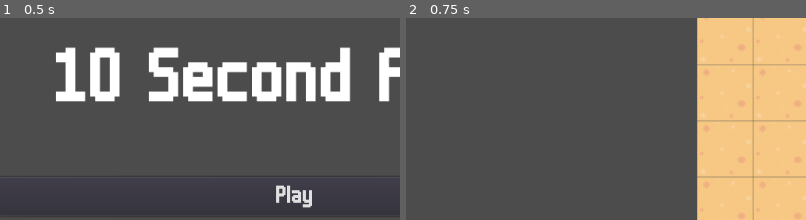
Above: before the commit, frames 1-2 (left to right).
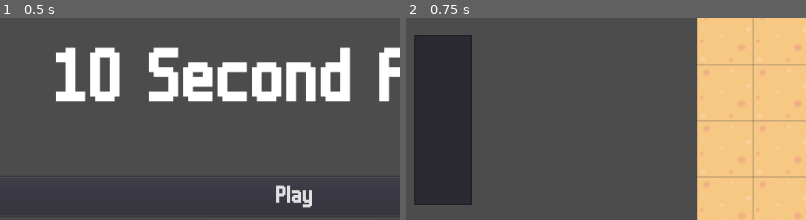
Above: after the commit, the same moments.

Repository: mr-yak/LD51
Game: Godot game, scene res://Scenes/Menu.tscn
Same seed, same stepped clock (60 frames per second), same inputs: the game is played once before the commit and once after it.
Inputs:
- Up to frame 1 (0.5 s): no input
- Up to frame 2 (0.75 s): click "Play" at 0.5 s
The pictures show only the part of the screen within x 14-64%, y 18-67%; the shares and areas given below are measured in that part.

Frame 1 is identical in both runs. In frame 2, 12% of the frame differs, in the area x 2-17%, y 8-93%.

Commit message:
Help

Diff:
--- a/Scenes/Farm.tscn
+++ b/Scenes/Farm.tscn
@@ -111,6 +111,15 @@
 scale = Vector2( 0.048125, 0.048125 )
 script = ExtResource( 4 )
 
+[node name="Shop" type="ItemList" parent="UI"]
+anchor_left = 0.146
+anchor_top = 0.197
+anchor_right = 0.146
+anchor_bottom = 0.197
+margin_right = 74.0
+margin_bottom = 218.0
+fixed_icon_size = Vector2( 64, 64 )
+
 [connection signal="item_selected" from="UI/ItemList" to="." method="_on_ItemList_item_selected"]
 [connection signal="nothing_selected" from="UI/ItemList" to="." method="_on_ItemList_nothing_selected"]
 [connection signal="timeout" from="UI/Timer_Progress/Quota_Timer" to="UI/Timer_Progress" method="_on_Quota_Timer_timeout"]
--- /dev/null
+++ b/Scripts/Shop.gd
@@ -0,0 +1,16 @@
+extends ItemList
+
+
+# Declare member variables here. Examples:
+# var a = 2
+# var b = "text"
+
+
+# Called when the node enters the scene tree for the first time.
+func _ready():
+	pass # Replace with function body.
+
+
+# Called every frame. 'delta' is the elapsed time since the previous frame.
+#func _process(delta):
+#	pass
